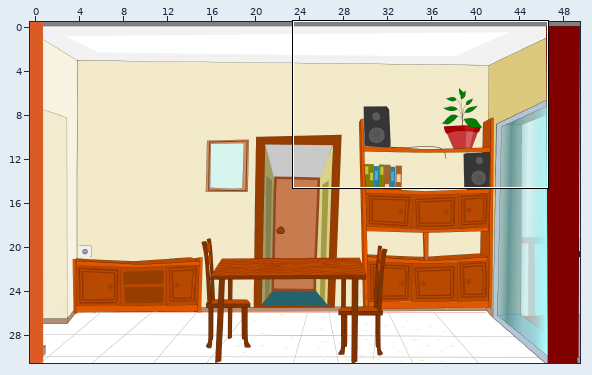
Level history. Tiled map: data/escena_02/escena_02.tmx. Above: a wide view before the commit, with the close-up outlined.
Close-up. The starting point:
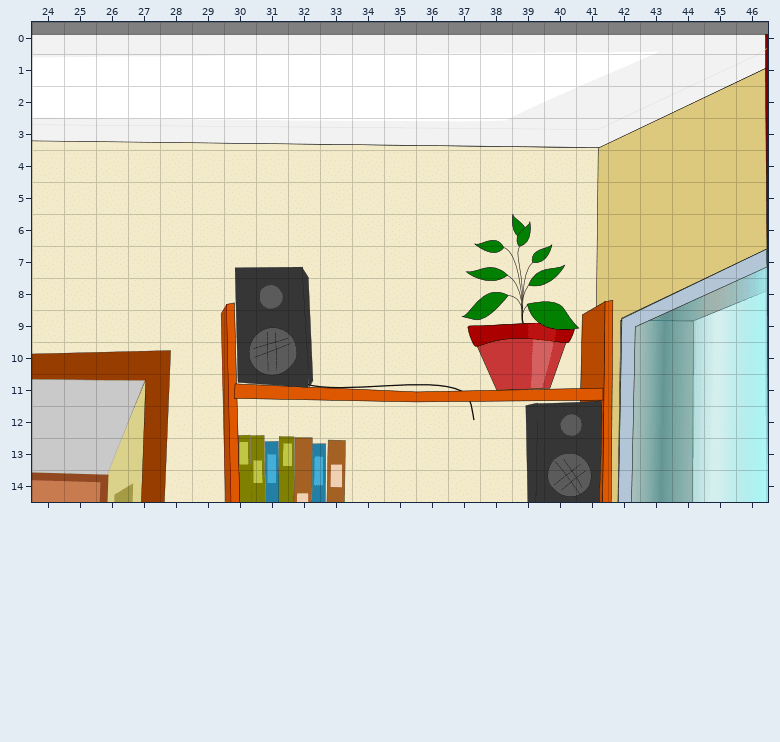
Cells are 32x32 px. Shown: x 24..46, y 0..14.
New version:
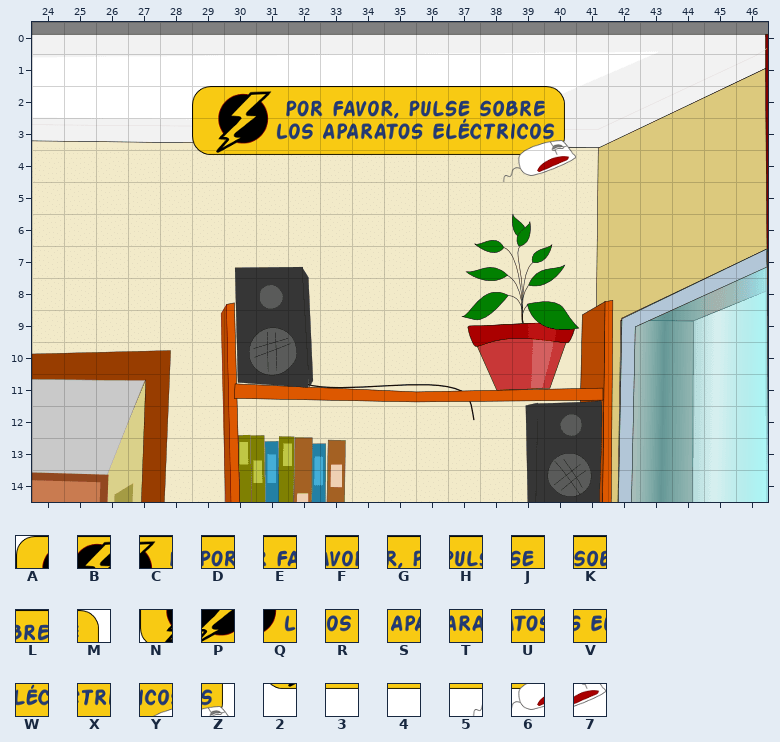
Key: from "mensaje": A 0, B 1, C 2, D 3, E 4, F 5, G 6, H 7, J 8, K 9, L 10, M 11, N 12, P 13, Q 14, R 15, S 16, T 17, U 18, V 19, W 20, X 21, Y 22, Z 23, 2 24, 3 25, 4 26, 5 33, 6 34, 7 35.
_ is an empty cell, . an unchanged one.
The author wrote: terminandpo escenas
The edit:
--- layer "foreground"
@@ x 29..40 @@
- 2 ____________
- 3 ____________
- 4 ____________
+ 2 ABCDEFGHJKLM
+ 3 NPQRSTUVWXYZ
+ 4 234444444567
Where, in picture pixels (left, top, right, bottom), the same in both close-ups:
added: (192, 86, 576, 182)
